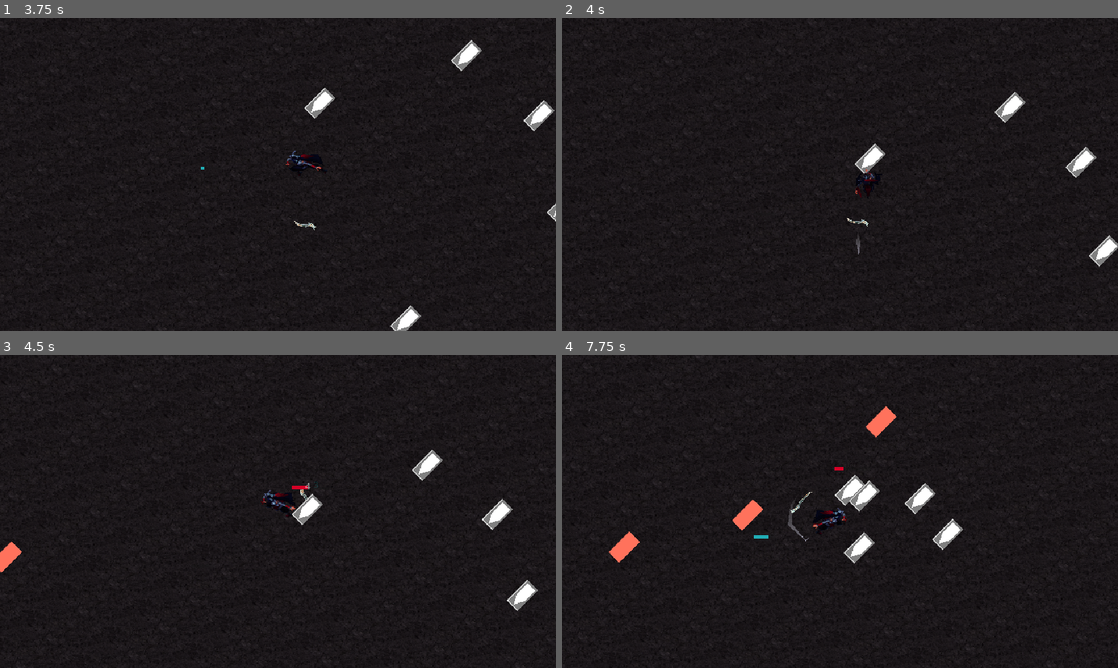
Above: before the commit, frames 1-4 (two rows, left to right).
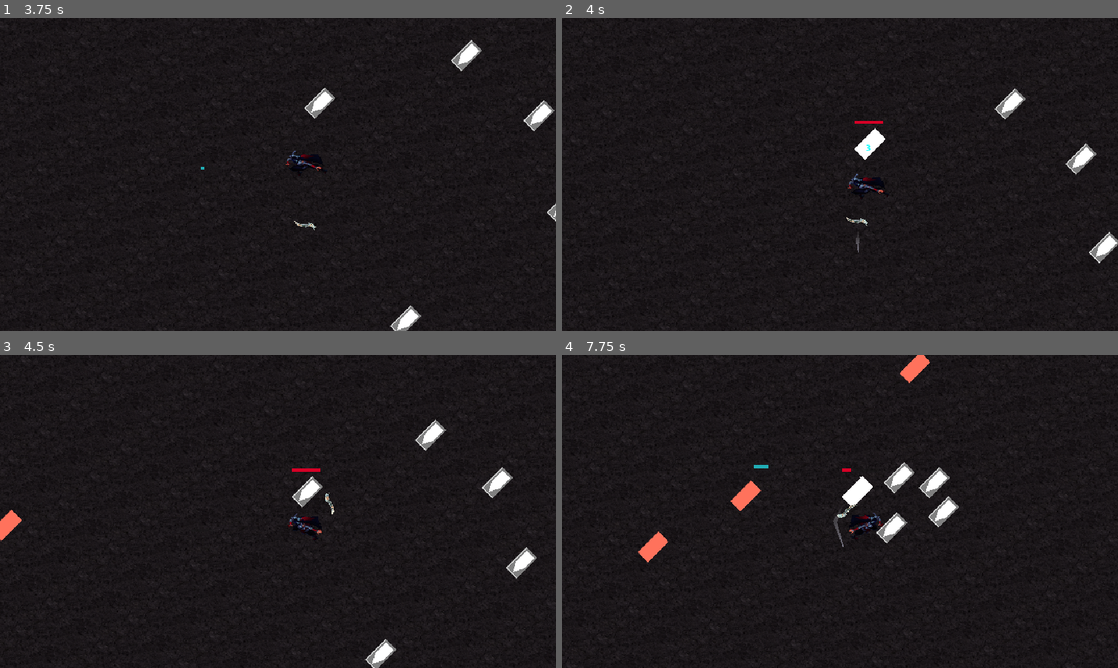
Above: after the commit, the same moments.

Repository: SandwichM4n/UNHELD
Game: Godot game, scene res://Assets/Scenes/node_2d.tscn
Same seed, same stepped clock (60 frames per second), same inputs: the game is played once before the commit and once after it.
Inputs (mouse positions are in pixels of both pictures, inside the frame that each line leads up to):
- Up to frame 1 (3.75 s): move the mouse to (400, 158) at 0.52 s; hold D (move_right) 0.53-1.28 s; right-click (400, 158) at 0.6 s; click (400, 158) at 0.67 s; move the mouse to (166, 190) at 1.27 s; hold S (move_down) 1.28-2.03 s; tap J (attack) at 1.35 s; right-click (166, 190) at 1.55 s; move the mouse to (333, 105) at 2.02 s; hold D (move_right) 2.03-2.78 s; right-click (333, 105) at 2.1 s; move the mouse to (250, 237) at 2.77 s; hold W (move_up) 2.78-3.53 s; right-click (250, 237) at 2.85 s; click (250, 237) at 2.92 s; move the mouse to (444, 221) at 3.52 s; hold A (move_left) from 3.53 s (still down); hold J (attack) from 3.53 s (still down)
- Up to frame 2 (4 s): keep holding A (move_left); keep holding J (attack); right-click (1006, 221) at 3.8 s
- Up to frame 3 (4.5 s): keep holding A (move_left); move the mouse to (111, 464) at 4.27 s; release J (attack) at 4.28 s; right-click (111, 464) at 4.35 s
- Up to frame 4 (7.75 s): move the mouse to (867, 511) at 5.02 s; release A (move_left) at 5.03 s; hold S (move_down) 5.03-5.78 s; right-click (867, 511) at 5.1 s; click (867, 511) at 5.17 s; move the mouse to (756, 433) at 5.77 s; hold D (move_right) 5.78-6.53 s; tap J (attack) at 5.85 s; right-click (756, 433) at 6.05 s; move the mouse to (962, 495) at 6.52 s; hold W (move_up) 6.53-7.28 s; right-click (962, 495) at 6.6 s; move the mouse to (728, 527) at 7.27 s; hold D (move_right) from 7.28 s (still down); right-click (728, 527) at 7.35 s; click (728, 527) at 7.42 s

Frame 1 is identical in both runs. In frame 2, 1.5% of the frame differs, in the area x 0-100%, y 0-100%; in frame 3, 3.3%; in frame 4, 4.4%.

Commit message:
fix: (v0.2.4b) dash animation end-frame and sprite scaling
- Fixed bug where dash animation snapped to first frame instead of last.
- Corrected sprite scaling and transform issues across character states.
- Cleaned up AnimationPlayer transitions for Bladesurge.

Diff:
--- a/Assets/Scenes/node_2d.tscn
+++ b/Assets/Scenes/node_2d.tscn
@@ -53,7 +53,7 @@
 [ext_resource type="AudioStream" uid="uid://dkgc3w53kpyc6" path="res://Assets/Sounds/DefaultStackSound/DefaultStackSound (1).ogg" id="30_8xvqa"]
 
 [sub_resource type="RectangleShape2D" id="RectangleShape2D_kdubu"]
-size = Vector2(55.78859, 72.34494)
+size = Vector2(55.78859, 66.17247)
 
 [sub_resource type="StyleBoxFlat" id="StyleBoxFlat_6w7qo"]
 bg_color = Color(0.12941177, 0.6784314, 0.70980394, 1)
@@ -97,6 +97,146 @@
 "values": [0]
 }
 
+[sub_resource type="Animation" id="Animation_j3o38"]
+resource_name = "dash_n"
+step = 0.083
+tracks/0/type = "value"
+tracks/0/imported = false
+tracks/0/enabled = true
+tracks/0/path = NodePath("Sprite2D:texture")
+tracks/0/interp = 1
+tracks/0/loop_wrap = true
+tracks/0/keys = {
+"times": PackedFloat32Array(0),
+"transitions": PackedFloat32Array(1),
+"update": 1,
+"values": [ExtResource("7_loe7k")]
+}
+tracks/1/type = "value"
+tracks/1/imported = false
+tracks/1/enabled = true
+tracks/1/path = NodePath("Sprite2D:frame")
+tracks/1/interp = 1
+tracks/1/loop_wrap = true
+tracks/1/keys = {
+"times": PackedFloat32Array(0, 0.083, 0.166, 0.24899998, 0.332, 0.415, 0.49799997, 0.581, 0.664, 0.747, 0.83, 0.913),
+"transitions": PackedFloat32Array(1, 1, 1, 1, 1, 1, 1, 1, 1, 1, 1, 1),
+"update": 1,
+"values": [0, 1, 2, 3, 4, 5, 6, 7, 8, 9, 10, 11]
+}
+
+[sub_resource type="Animation" id="Animation_jxnci"]
+resource_name = "dash_n_diag"
+step = 0.083
+tracks/0/type = "value"
+tracks/0/imported = false
+tracks/0/enabled = true
+tracks/0/path = NodePath("Sprite2D:texture")
+tracks/0/interp = 1
+tracks/0/loop_wrap = true
+tracks/0/keys = {
+"times": PackedFloat32Array(0),
+"transitions": PackedFloat32Array(1),
+"update": 1,
+"values": [ExtResource("8_us4q5")]
+}
+tracks/1/type = "value"
+tracks/1/imported = false
+tracks/1/enabled = true
+tracks/1/path = NodePath("Sprite2D:frame")
+tracks/1/interp = 1
+tracks/1/loop_wrap = true
+tracks/1/keys = {
+"times": PackedFloat32Array(0, 0.083, 0.166, 0.24899998, 0.332, 0.415, 0.49799997, 0.581, 0.664, 0.747, 0.83, 0.913),
+"transitions": PackedFloat32Array(1, 1, 1, 1, 1, 1, 1, 1, 1, 1, 1, 1),
+"update": 1,
+"values": [0, 1, 2, 3, 4, 5, 6, 7, 8, 9, 10, 11]
+}
+
+[sub_resource type="Animation" id="Animation_w308g"]
+resource_name = "dash_s"
+step = 0.083
+tracks/0/type = "value"
+tracks/0/imported = false
+tracks/0/enabled = true
+tracks/0/path = NodePath("Sprite2D:texture")
+tracks/0/interp = 1
+tracks/0/loop_wrap = true
+tracks/0/keys = {
+"times": PackedFloat32Array(0),
+"transitions": PackedFloat32Array(1),
+"update": 1,
+"values": [ExtResource("11_i8a1d")]
+}
+tracks/1/type = "value"
+tracks/1/imported = false
+tracks/1/enabled = true
+tracks/1/path = NodePath("Sprite2D:frame")
+tracks/1/interp = 1
+tracks/1/loop_wrap = true
+tracks/1/keys = {
+"times": PackedFloat32Array(0, 0.083, 0.166, 0.24899998, 0.332, 0.415, 0.49799997, 0.581, 0.664, 0.747, 0.83, 0.913),
+"transitions": PackedFloat32Array(1, 1, 1, 1, 1, 1, 1, 1, 1, 1, 1, 1),
+"update": 1,
+"values": [0, 1, 2, 3, 4, 5, 6, 7, 8, 9, 10, 11]
+}
+
+[sub_resource type="Animation" id="Animation_vacgn"]
+resource_name = "dash_s_diag"
+step = 0.083
+tracks/0/type = "value"
+tracks/0/imported = false
+tracks/0/enabled = true
+tracks/0/path = NodePath("Sprite2D:texture")
+tracks/0/interp = 1
+tracks/0/loop_wrap = true
+tracks/0/keys = {
+"times": PackedFloat32Array(0),
+"transitions": PackedFloat32Array(1),
+"update": 1,
+"values": [ExtResource("10_dtped")]
+}
+tracks/1/type = "value"
+tracks/1/imported = false
+tracks/1/enabled = true
+tracks/1/path = NodePath("Sprite2D:frame")
+tracks/1/interp = 1
+tracks/1/loop_wrap = true
+tracks/1/keys = {
+"times": PackedFloat32Array(0, 0.083, 0.166, 0.24899998, 0.332, 0.415, 0.49799997, 0.581, 0.664, 0.747, 0.83, 0.913),
+"transitions": PackedFloat32Array(1, 1, 1, 1, 1, 1, 1, 1, 1, 1, 1, 1),
+"update": 1,
+"values": [0, 1, 2, 3, 4, 5, 6, 7, 8, 9, 10, 11]
+}
+
+[sub_resource type="Animation" id="Animation_o58tx"]
+resource_name = "dash_w"
+step = 0.083
+tracks/0/type = "value"
+tracks/0/imported = false
+tracks/0/enabled = true
+tracks/0/path = NodePath("Sprite2D:texture")
+tracks/0/interp = 1
+tracks/0/loop_wrap = true
+tracks/0/keys = {
+"times": PackedFloat32Array(0),
+"transitions": PackedFloat32Array(1),
+"update": 1,
+"values": [ExtResource("9_6hde5")]
+}
+tracks/1/type = "value"
+tracks/1/imported = false
+tracks/1/enabled = true
+tracks/1/path = NodePath("Sprite2D:frame")
+tracks/1/interp = 1
+tracks/1/loop_wrap = true
+tracks/1/keys = {
+"times": PackedFloat32Array(0, 0.083, 0.166, 0.24899998, 0.332, 0.415, 0.49799997, 0.581, 0.664, 0.747, 0.83, 0.913),
+"transitions": PackedFloat32Array(1, 1, 1, 1, 1, 1, 1, 1, 1, 1, 1, 1),
+"update": 1,
+"values": [0, 1, 2, 3, 4, 5, 6, 7, 8, 9, 10, 11]
+}
+
 [sub_resource type="Animation" id="Animation_wqxw1"]
 resource_name = "run_n"
 loop_mode = 1
@@ -234,146 +374,6 @@
 tracks/1/loop_wrap = true
 tracks/1/keys = {
 "times": PackedFloat32Array(0, 0.0833, 0.1666, 0.24990001, 0.3332, 0.4165, 0.49980003, 0.5831, 0.6664, 0.7497, 0.833, 0.9163),
-"transitions": PackedFloat32Array(1, 1, 1, 1, 1, 1, 1, 1, 1, 1, 1, 1),
-"update": 1,
-"values": [0, 1, 2, 3, 4, 5, 6, 7, 8, 9, 10, 11]
-}
-
-[sub_resource type="Animation" id="Animation_j3o38"]
-resource_name = "dash_n"
-step = 0.083
-tracks/0/type = "value"
-tracks/0/imported = false
-tracks/0/enabled = true
-tracks/0/path = NodePath("Sprite2D:texture")
-tracks/0/interp = 1
-tracks/0/loop_wrap = true
-tracks/0/keys = {
-"times": PackedFloat32Array(0),
-"transitions": PackedFloat32Array(1),
-"update": 1,
-"values": [ExtResource("7_loe7k")]
-}
-tracks/1/type = "value"
-tracks/1/imported = false
-tracks/1/enabled = true
-tracks/1/path = NodePath("Sprite2D:frame")
-tracks/1/interp = 1
-tracks/1/loop_wrap = true
-tracks/1/keys = {
-"times": PackedFloat32Array(0, 0.083, 0.166, 0.24899998, 0.332, 0.415, 0.49799997, 0.581, 0.664, 0.747, 0.83, 0.913),
-"transitions": PackedFloat32Array(1, 1, 1, 1, 1, 1, 1, 1, 1, 1, 1, 1),
-"update": 1,
-"values": [0, 1, 2, 3, 4, 5, 6, 7, 8, 9, 10, 11]
-}
-
-[sub_resource type="Animation" id="Animation_jxnci"]
-resource_name = "dash_n_diag"
-step = 0.083
-tracks/0/type = "value"
-tracks/0/imported = false
-tracks/0/enabled = true
-tracks/0/path = NodePath("Sprite2D:texture")
-tracks/0/interp = 1
-tracks/0/loop_wrap = true
-tracks/0/keys = {
-"times": PackedFloat32Array(0),
-"transitions": PackedFloat32Array(1),
-"update": 1,
-"values": [ExtResource("8_us4q5")]
-}
-tracks/1/type = "value"
-tracks/1/imported = false
-tracks/1/enabled = true
-tracks/1/path = NodePath("Sprite2D:frame")
-tracks/1/interp = 1
-tracks/1/loop_wrap = true
-tracks/1/keys = {
-"times": PackedFloat32Array(0, 0.083, 0.166, 0.24899998, 0.332, 0.415, 0.49799997, 0.581, 0.664, 0.747, 0.83, 0.913),
-"transitions": PackedFloat32Array(1, 1, 1, 1, 1, 1, 1, 1, 1, 1, 1, 1),
-"update": 1,
-"values": [0, 1, 2, 3, 4, 5, 6, 7, 8, 9, 10, 11]
-}
-
-[sub_resource type="Animation" id="Animation_o58tx"]
-resource_name = "dash_w"
-step = 0.083
-tracks/0/type = "value"
-tracks/0/imported = false
-tracks/0/enabled = true
-tracks/0/path = NodePath("Sprite2D:texture")
-tracks/0/interp = 1
-tracks/0/loop_wrap = true
-tracks/0/keys = {
-"times": PackedFloat32Array(0),
-"transitions": PackedFloat32Array(1),
-"update": 1,
-"values": [ExtResource("9_6hde5")]
-}
-tracks/1/type = "value"
-tracks/1/imported = false
-tracks/1/enabled = true
-tracks/1/path = NodePath("Sprite2D:frame")
-tracks/1/interp = 1
-tracks/1/loop_wrap = true
-tracks/1/keys = {
-"times": PackedFloat32Array(0, 0.083, 0.166, 0.24899998, 0.332, 0.415, 0.49799997, 0.581, 0.664, 0.747, 0.83, 0.913),
-"transitions": PackedFloat32Array(1, 1, 1, 1, 1, 1, 1, 1, 1, 1, 1, 1),
-"update": 1,
-"values": [0, 1, 2, 3, 4, 5, 6, 7, 8, 9, 10, 11]
-}
-
-[sub_resource type="Animation" id="Animation_vacgn"]
-resource_name = "dash_s_diag"
-step = 0.083
-tracks/0/type = "value"
-tracks/0/imported = false
-tracks/0/enabled = true
-tracks/0/path = NodePath("Sprite2D:texture")
-tracks/0/interp = 1
-tracks/0/loop_wrap = true
-tracks/0/keys = {
-"times": PackedFloat32Array(0),
-"transitions": PackedFloat32Array(1),
-"update": 1,
-"values": [ExtResource("10_dtped")]
-}
-tracks/1/type = "value"
-tracks/1/imported = false
-tracks/1/enabled = true
-tracks/1/path = NodePath("Sprite2D:frame")
-tracks/1/interp = 1
-tracks/1/loop_wrap = true
-tracks/1/keys = {
-"times": PackedFloat32Array(0, 0.083, 0.166, 0.24899998, 0.332, 0.415, 0.49799997, 0.581, 0.664, 0.747, 0.83, 0.913),
-"transitions": PackedFloat32Array(1, 1, 1, 1, 1, 1, 1, 1, 1, 1, 1, 1),
-"update": 1,
-"values": [0, 1, 2, 3, 4, 5, 6, 7, 8, 9, 10, 11]
-}
-
-[sub_resource type="Animation" id="Animation_w308g"]
-resource_name = "dash_s"
-step = 0.083
-tracks/0/type = "value"
-tracks/0/imported = false
-tracks/0/enabled = true
-tracks/0/path = NodePath("Sprite2D:texture")
-tracks/0/interp = 1
-tracks/0/loop_wrap = true
-tracks/0/keys = {
-"times": PackedFloat32Array(0),
-"transitions": PackedFloat32Array(1),
-"update": 1,
-"values": [ExtResource("11_i8a1d")]
-}
-tracks/1/type = "value"
-tracks/1/imported = false
-tracks/1/enabled = true
-tracks/1/path = NodePath("Sprite2D:frame")
-tracks/1/interp = 1
-tracks/1/loop_wrap = true
-tracks/1/keys = {
-"times": PackedFloat32Array(0, 0.083, 0.166, 0.24899998, 0.332, 0.415, 0.49799997, 0.581, 0.664, 0.747, 0.83, 0.913),
 "transitions": PackedFloat32Array(1, 1, 1, 1, 1, 1, 1, 1, 1, 1, 1, 1),
 "update": 1,
 "values": [0, 1, 2, 3, 4, 5, 6, 7, 8, 9, 10, 11]
@@ -559,7 +559,7 @@
 vframes = 3
 
 [node name="CollisionShape2D" type="CollisionShape2D" parent="PC"]
-position = Vector2(-5, 3)
+position = Vector2(-5, -0.08623314)
 scale = Vector2(0.9999999, 0.9999999)
 shape = SubResource("RectangleShape2D_kdubu")
 
@@ -587,6 +587,7 @@
 
 [node name="Bladesurge" type="Node" parent="PC"]
 script = ExtResource("9_7a4l4")
+max_range = 240.0
 
 [node name="AbilitySounds" type="Node" parent="PC/Bladesurge"]
 script = ExtResource("15_us4q5")
--- a/Assets/Scripts/Bladesurge.gd
+++ b/Assets/Scripts/Bladesurge.gd
@@ -1,12 +1,12 @@
 extends Node
 
-@export var dash_speed: float = 600.0
+@export var dash_speed: float = 480.0
 @export var max_range: float = 200.0
 @export var cone_angle_degrees: float = 50.0
 @export var cooldown_duration: float = 6.0
 @export var damage_multiplier: float = 0.5
 @export var cursor_forgiveness_radius: float = 50.0
-@export var min_dash_anim_duration: float = 0.2
+@export var min_dash_anim_duration: float = 0.33
 
 @onready var player = get_parent() as CharacterBody2D
 @onready var blade = get_tree().get_first_node_in_group("blades")
@@ -127,15 +127,7 @@
 		.set_trans(Tween.TRANS_CUBIC)\
 		.set_ease(Tween.EASE_IN_OUT)
 
-	# If animation needs more time, wait
-	if actual_duration > dash_duration:
-		dash_tween.tween_interval(actual_duration - dash_duration)
-
-	# Force last frame if dash was faster than anim
-	dash_tween.tween_callback(func():
-		if dash_duration < min_dash_anim_duration:
-			anim_manager.force_last_frame(current_dash_anim)
-	)
+
 
 	dash_tween.tween_callback(_on_dash_complete)
 
--- a/Assets/Scripts/anim_manager.gd
+++ b/Assets/Scripts/anim_manager.gd
@@ -5,7 +5,6 @@
 
 enum State { IDLE, RUN, DASH, ATTACK }
 
-# Animation mapping for each state type
 const ANIM_MAP = {
 	"run": {
 		Vector2(0, -1): "run_n",
@@ -94,11 +93,11 @@
 	# Handle flipping
 	sprite.flip_h = snapped_dir.x > 0
 
-	# Scale sprite 1.3x for dash
-	sprite.scale = original_sprite_scale * 1.3
+	# Scale sprite 1.5x for dash
+	sprite.scale = original_sprite_scale * 1.42
 
-	# Play animation at FULL SPEED
-	anim_player.speed_scale = 1.0
+	# Play animation at 1.5x speed (faster than the 1 second default)
+	anim_player.speed_scale = 1.5
 	anim_player.play(anim_name)
 
 	return anim_name
@@ -108,38 +107,3 @@
 	is_dashing = false
 	anim_player.speed_scale = 0.65
 	sprite.scale = original_sprite_scale
-	print("Dash ended - reset to normal")
-
-func force_last_frame(anim_name: String):
-	"""Jump to last frame - for when dash is too fast"""
-	if not anim_player.has_animation(anim_name):
-		print("Animation not found: ", anim_name)
-		return
-
-	# Stop the animation player
-	anim_player.stop()
-
-	# Manually find and set the last frame
-	var anim = anim_player.get_animation(anim_name)
-	var track_count = anim.get_track_count()
-
-	print("Animation: ", anim_name, " has ", track_count, " tracks")
-
-	# Look through all tracks to find the sprite frame track
-	for track_idx in range(track_count):
-		var track_path = anim.track_get_path(track_idx)
-		print("Track ", track_idx, ": ", track_path)
-
-		# Check if this track controls the sprite's frame
-		if "frame" in str(track_path) or "Sprite2D:frame" in str(track_path):
-			var key_count = anim.track_get_key_count(track_idx)
-			print("Found frame track with ", key_count, " keys")
-
-			if key_count > 0:
-				# Get the LAST keyframe's value
-				var last_frame_value = anim.track_get_key_value(track_idx, key_count - 1)
-				sprite.frame = last_frame_value
-				print("Set sprite.frame to: ", last_frame_value)
-				return
-
-	print("WARNING: Could not find frame track in animation!")
--- a/Assets/Scripts/camera_2d.gd
+++ b/Assets/Scripts/camera_2d.gd
@@ -9,6 +9,7 @@
 
 func _ready():
 	process_callback = Camera2D.CAMERA2D_PROCESS_PHYSICS
+	Engine.time_scale = 1
 	position_smoothing_enabled = false
 
 func _physics_process(delta):
--- a/Assets/Scripts/pc.gd
+++ b/Assets/Scripts/pc.gd
@@ -20,10 +20,14 @@
 	current_state = anim_manager.State.RUN
 
 func _physics_process(_delta):
-	anim_manager.update_visuals(current_state, velocity)
+	# Only update visuals if NOT in a special state
+	if state_machine.current_state == state_machine.State.NORMAL:
+		anim_manager.update_visuals(current_state, velocity)
+
 	if state_machine.current_state != state_machine.State.NORMAL:
 		move_and_slide()
 		return
+
 	# 1. MOVEMENT LOGIC
 	if is_attacking:
 		velocity = velocity.lerp(Vector2.ZERO, 0.01)
